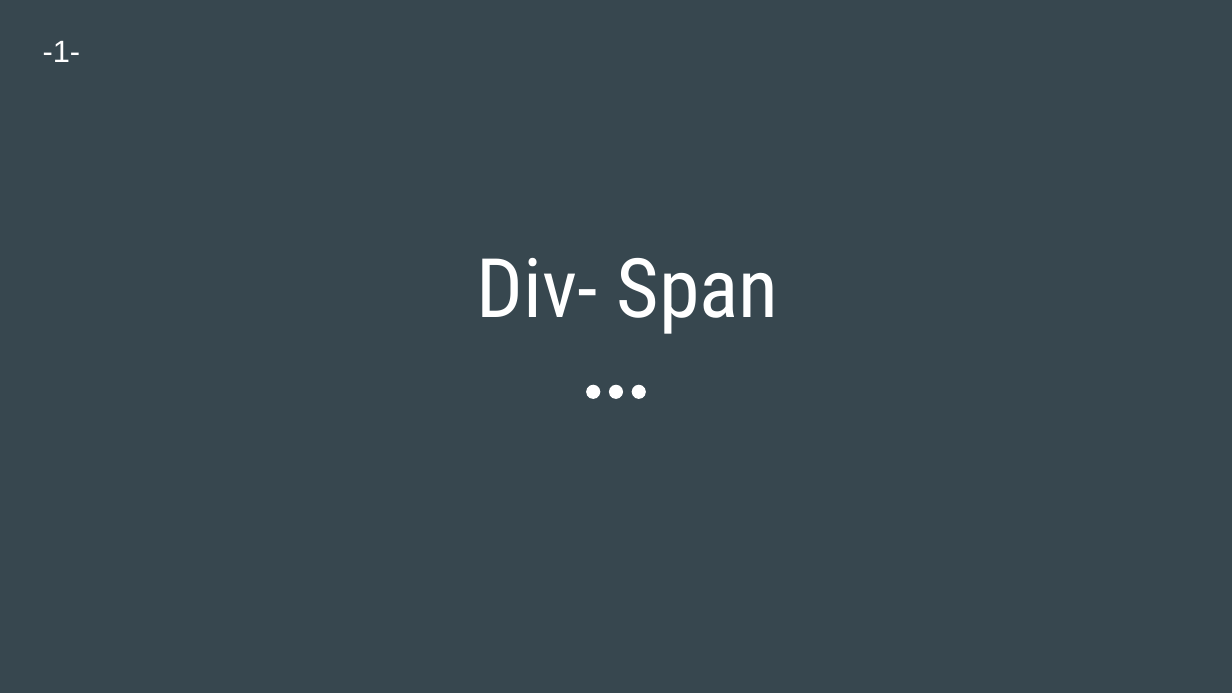
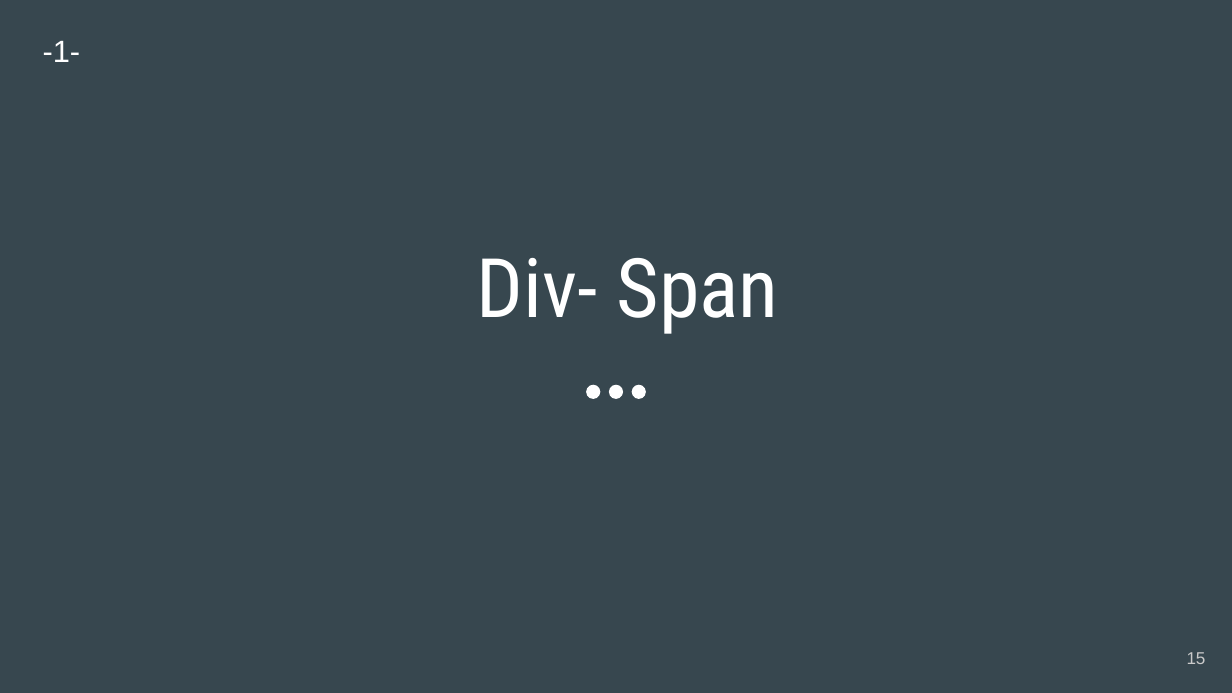
Before and after one commit to engwsalama/webdev_html_css, a slide deck: slide 15 of 2020-WebDev_HTML_CSS.pptx. Drawn at 1232x693 pixels with LibreOffice and Linux fonts; fonts in the diff are those of the drawing. Boxes give left, top, right and bottom in pixels: in the first picture for what was removed or moved away, otherwise in the second. Text is boxed around its words. In the diff, an @@ line names an element or a change of style, - is before the commit and + after.

```diff
--- a/2020-WebDev_HTML_CSS.pptx
+++ b/2020-WebDev_HTML_CSS.pptx
@@ page number added at bbox=[1187, 652, 1206, 664], 10 pt, text #CACACA @@
+15
```
Also in this commit, not shown: 42 other slides changed, 27 slides added, 22 other files.
